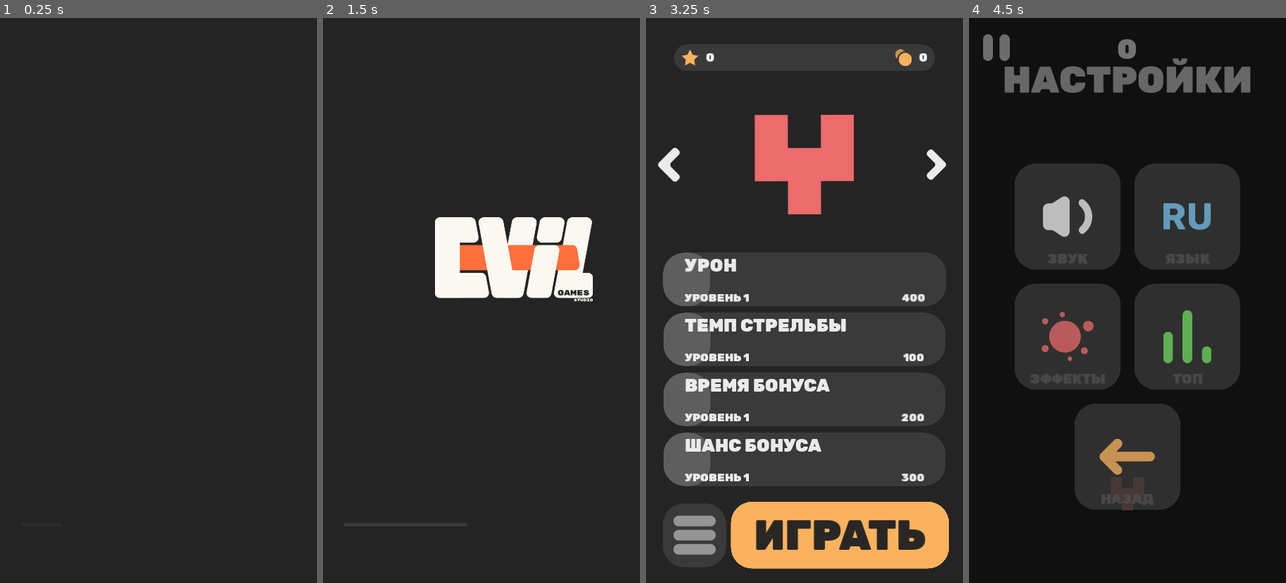
Above: before the commit, frames 1-4 (left to right).
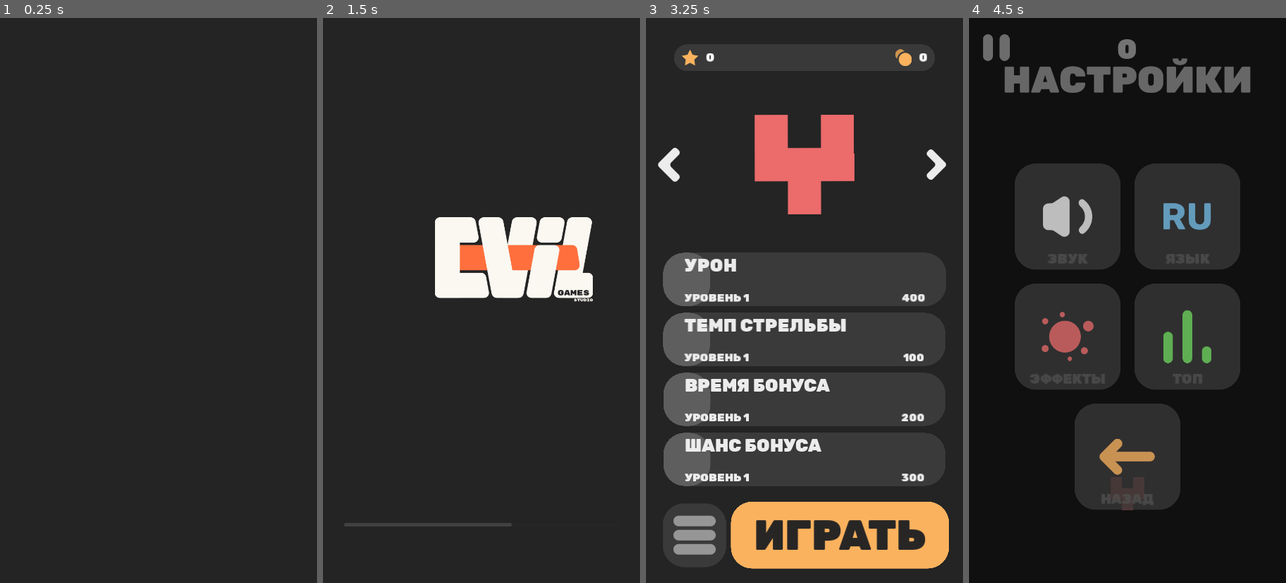
Above: after the commit, the same moments.

Repository: magwoo/Smash
Game: Godot game, scene res://scenes/other/LoadScene.tscn
Same seed, same stepped clock (60 frames per second), same inputs: the game is played once before the commit and once after it.
Inputs (mouse positions are in pixels of both pictures, inside the frame that each line leads up to):
- Up to frame 1 (0.25 s): no input
- Up to frame 2 (1.5 s): tap Enter at 0.5 s; move the mouse to (551, 272) at 0.52 s; press the mouse at (551, 272) at 0.53 s; release the mouse at (551, 272) at 1.25 s; drag from (418, 328) to (465, 413) at 1.27 s
- Up to frame 3 (3.25 s): move the mouse to (836, 176) at 2.02 s; press the mouse at (836, 176) at 2.03 s; release the mouse at (836, 176) at 2.75 s; tap Space at 2.75 s; drag from (788, 413) to (709, 215) at 2.77 s
- Up to frame 4 (4.5 s): click "ИГРАТЬ" at 3.5 s; click (997, 46) at 4.25 s

The runs differ from the first frame. In frame 2, less than 0.1% of the frame differs, in the area x 45-60%, y 89-90%; in frame 3, 0.3%, in the area x 5-66%, y 17-62%; in frame 4, nothing differs.

Commit message:
fix load script

Diff:
--- a/scenes/other/LoadScene.gd
+++ b/scenes/other/LoadScene.gd
@@ -11,22 +11,22 @@
 
 
 func _ready() -> void:
-	load_progress += 15
-
 	yield(get_tree().create_timer(0.5), 'timeout')
-	load_progress += 10
+	load_progress += int(rand_range(5, 20))
 
 	while main_packed == null:
 		yield(get_tree().create_timer(0.1), 'timeout')
 	logo.step += 1
-	load_progress += 20
+	load_progress += int(rand_range(10, 30))
 
-	yield(get_tree().create_timer(1.0), 'timeout')
-	load_progress += 15
+	yield(get_tree().create_timer(0.5), 'timeout')
+	load_progress += int(rand_range(0, 30))
+	yield(get_tree().create_timer(0.5), 'timeout')
+	load_progress += int(rand_range(0, 20))
 
 	while !SDK.is_ready():
 		yield(get_tree().create_timer(0.1), 'timeout')
-	load_progress += 40
+	load_progress += 100 - load_progress
 
 	yield(get_tree().create_timer(0.5), 'timeout')
 
